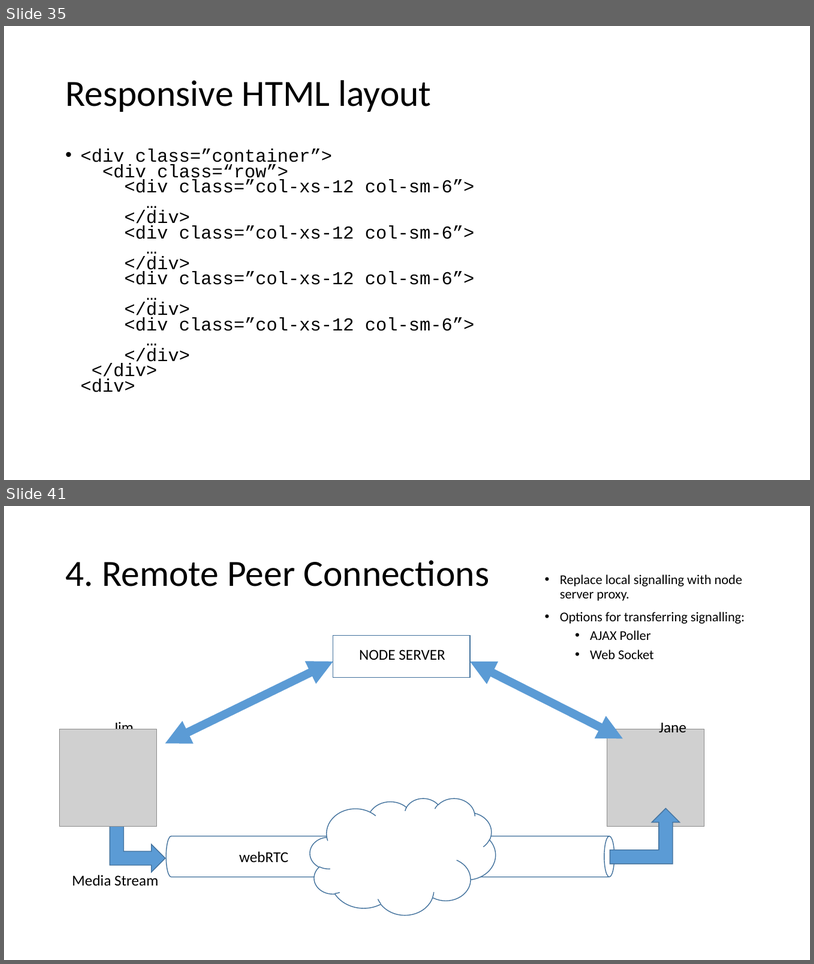
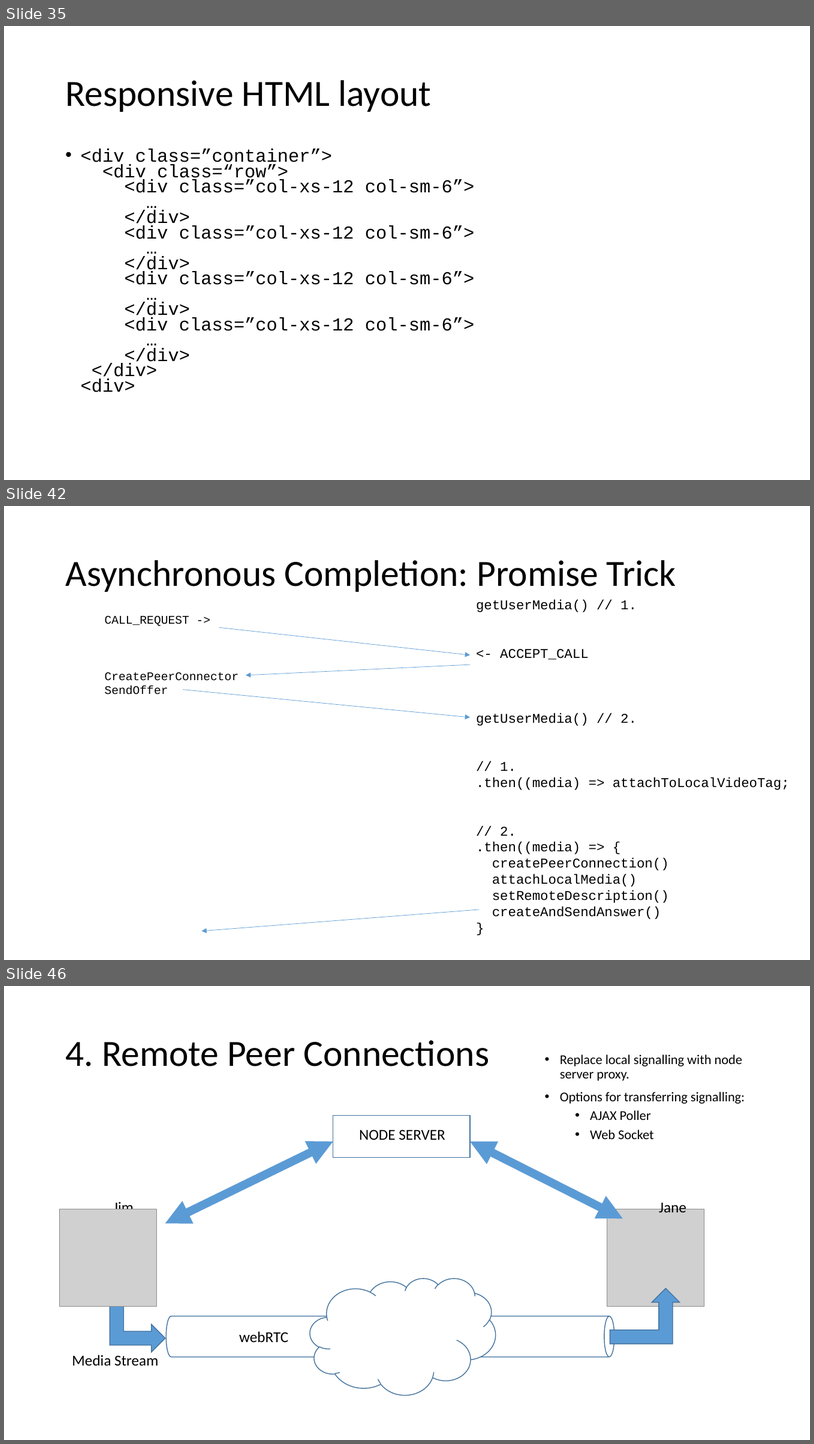
Before and after one commit to ipcortex/fac-workshop-materials, a slide deck: presentations/FAC9 Workshop.pptx. Shown one above the other, each under a label of ours: slides 35 and 41 before the commit, slides 35, 42 and 46 after it; the slides between them are not shown. The pictures are 814x964 and 814x1444 pixels, drawn with LibreOffice and Linux fonts; fonts in the diff are those of the drawing; grey boxes stand for pictures. Boxes give left, top, right and bottom in pixels: in the first picture for what was removed or moved away, otherwise in the second. Text is boxed around its words. In the diff, an @@ line names an element or a change of style, - is before the commit and + after.

Commit message:
Explanation for Promise store and RTCPeerConnection setup

```diff
--- a/presentations/FAC9 Workshop.pptx
+++ b/presentations/FAC9 Workshop.pptx
@@ slide 42 added at box(4, 506, 810, 960), background #FFFFFF @@
@@ title added at box(65, 560, 677, 592), 44 pt, text #000000 @@
+Asynchronous Completion: Promise Trick
@@ text added at box(476, 600, 790, 919), 16 pt, text #000000 @@
+getUserMedia() // 1.
+<- ACCEPT_CALL
+getUserMedia() // 2.
+// 1.
+.then((media) => attachToLocalVideoTag;
+// 2.
+.then((media) => {
+createPeerConnection()
+attachLocalMedia()
+setRemoteDescription()
+createAndSendAnswer()
+}
@@ text added at box(105, 616, 239, 694), 14 pt, text #000000 @@
+CALL_REQUEST ->
+CreatePeerConnector
+SendOffer
@@ arrow added from (219, 628) to (470, 655), #5B9BD5 0.5 pt @@
@@ arrow added from (470, 664) to (246, 675), #5B9BD5 0.5 pt @@
@@ arrow added from (183, 690) to (470, 717), #5B9BD5 0.5 pt @@
@@ arrow added from (479, 910) to (202, 931), #5B9BD5 0.5 pt @@
@@ what was slide 41 is now slide 46 @@
```
Also in this commit, not shown: 4 slides changed, 4 other slides added.
